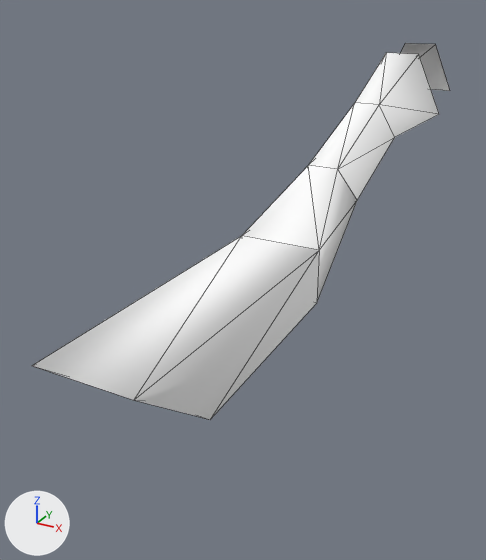
What one commit did to the OBJ model Assets/Art/Nova1492/GXConverted/Models/Characters/MobAndBoss/datan_common_moblegs38_e93acbdb.obj.
Camera for both pictures: a 50 mm lens placed at (0.88, -1.55, 0.77), pointed at (-0.17, 0.37, -0.19). Lighting does not change. The marker at lower left points along +X, +Y and +Z. The picture after the commit comes second. Mesh edges are drawn as thin lines. Where no turn or scale is listed for an object, it has been applied to the vertices. Vertices at exactly the same position are counted once.

Names of what the first picture shows: 'datan_common_moblegs38_e93acbdb'.
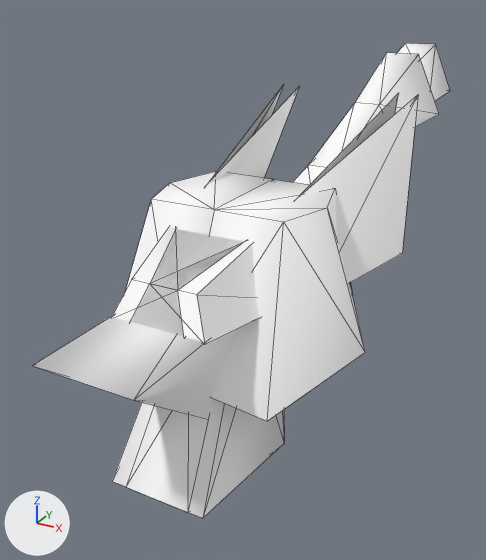
Edits to the bpy script that builds the scene:
```text
Change me_datan_common_moblegs38_e93acbdb:
    verts and faces of me_datan_common_moblegs38_e93acbdb; kept vertices keep their numbers, new ones are numbered from 28
    remove me_datan_common_moblegs38_e93acbdb.from_pydata(...)  # 28 vertices, 34 faces; spans x -0.18..0.18, y -0.65..1.77, z -0.29..0.51
    add me_datan_common_moblegs38_e93acbdb.from_pydata(...)  # 28 vertices, 40 faces; spans x -0.18..0.18, y -0.65..1.77, z -0.29..0.51
    me_datan_common_moblegs38_e93acbdb part 1
    add faces += [(22, 23, 26), (23, 24, 26), (20, 22, 27), (22, 26, 27), (20, 25, 21), (20, 27, 25)]
Add me_datan_common_moblegs38_e93acbdb_mesh07:
    me_datan_common_moblegs38_e93acbdb_mesh07.from_pydata([(-0.064, -0.1, 0.008), (0.09, -0.1, 0.014), (0.09, 0.113, 0.014), (-0.064, 0.113, 0.008), (-0.1, -0.425, -0.484), (0.146, -0.425, -0.482), (0.196, -0.047, -0.482), (-0.196, -0.047, -0.484)], [], [(0, 1, 2), (2, 3, 0), (4, 5, 1), (1, 0, 4), (5, 6, 2), (2, 1, 5), (6, 7, 3), (3, 2, 6), (7, 4, 0), (0, 3, 7)])
    me_datan_common_moblegs38_e93acbdb_mesh07.materials.append(mat_datan_common_moblegs38_e93acbdb)  # its picture is missing
Add me_datan_common_moblegs38_e93acbdb_mesh03:
    me_datan_common_moblegs38_e93acbdb_mesh03.from_pydata([(-0.09, -0.1, 0.014), (0.064, -0.1, 0.008), (-0.09, 0.113, 0.014), (0.064, 0.113, 0.008), (-0.146, -0.425, -0.482), (0.1, -0.425, -0.484), (-0.196, -0.047, -0.482), (0.196, -0.047, -0.484)], [], [(0, 1, 2), (3, 2, 1), (4, 5, 0), (1, 0, 5), (6, 4, 2), (0, 2, 4), (7, 6, 3), (2, 3, 6), (5, 7, 1), (3, 1, 7)])
    me_datan_common_moblegs38_e93acbdb_mesh03.materials.append(mat_datan_common_moblegs38_e93acbdb)  # its picture is missing
Add ob_datan_common_moblegs38_e93acbdb_mesh08:
    ob_datan_common_moblegs38_e93acbdb_mesh08 = bpy.data.objects.new('datan_common_moblegs38_e93acbdb_mesh08', me_datan_common_moblegs38_e93acbdb_mesh08)  # 15 vertices, 18 faces; spans x -0.37..0.264, y -0.382..0.839, z 0.0..0.42; in mat_datan_common_moblegs38_e93acbdb (its picture is missing)
    ob_datan_common_moblegs38_e93acbdb_mesh08.location = (0.0, 0.0, 0.0)
Add ob_datan_common_moblegs38_e93acbdb_mesh07:
    ob_datan_common_moblegs38_e93acbdb_mesh07 = bpy.data.objects.new('datan_common_moblegs38_e93acbdb_mesh07', me_datan_common_moblegs38_e93acbdb_mesh07)
    ob_datan_common_moblegs38_e93acbdb_mesh07.location = (0.0, 0.0, 0.0)
Add ob_datan_common_moblegs38_e93acbdb_mesh05:
    ob_datan_common_moblegs38_e93acbdb_mesh05 = bpy.data.objects.new('datan_common_moblegs38_e93acbdb_mesh05', me_datan_common_moblegs38_e93acbdb_mesh05)  # 10 vertices, 13 faces; spans x -0.39..0.0, y -0.293..0.293, z -0.227..0.227; in mat_datan_common_moblegs38_e93acbdb (its picture is missing)
    ob_datan_common_moblegs38_e93acbdb_mesh05.location = (0.0, 0.0, 0.0)
Add ob_datan_common_moblegs38_e93acbdb_mesh04:
    ob_datan_common_moblegs38_e93acbdb_mesh04 = bpy.data.objects.new('datan_common_moblegs38_e93acbdb_mesh04', me_datan_common_moblegs38_e93acbdb_mesh04)  # 15 vertices, 18 faces; spans x -0.264..0.37, y -0.382..0.839, z 0.0..0.42; in mat_datan_common_moblegs38_e93acbdb (its picture is missing)
    ob_datan_common_moblegs38_e93acbdb_mesh04.location = (0.0, 0.0, 0.0)
Add ob_datan_common_moblegs38_e93acbdb_mesh03:
    ob_datan_common_moblegs38_e93acbdb_mesh03 = bpy.data.objects.new('datan_common_moblegs38_e93acbdb_mesh03', me_datan_common_moblegs38_e93acbdb_mesh03)
    ob_datan_common_moblegs38_e93acbdb_mesh03.location = (0.0, 0.0, 0.0)
Add ob_datan_common_moblegs38_e93acbdb_mesh01:
    ob_datan_common_moblegs38_e93acbdb_mesh01 = bpy.data.objects.new('datan_common_moblegs38_e93acbdb_mesh01', me_datan_common_moblegs38_e93acbdb_mesh01)  # 10 vertices, 13 faces; spans x 0.0..0.39, y -0.293..0.293, z -0.227..0.227; in mat_datan_common_moblegs38_e93acbdb (its picture is missing)
    ob_datan_common_moblegs38_e93acbdb_mesh01.location = (0.0, 0.0, 0.0)
```

Where the change shows, as pixel boxes (x1, y1, x2, y2) in the pictures (486 x 560 px):
'datan_common_moblegs38_e93acbdb', reshaped: before (32, 43, 450, 420); after (32, 43, 450, 419)
'datan_common_moblegs38_e93acbdb_mesh01', added: after (209, 180, 365, 421)
'datan_common_moblegs38_e93acbdb_mesh04', added: after (112, 87, 418, 336)
'datan_common_moblegs38_e93acbdb_mesh07', added: after (127, 400, 284, 518)
'datan_common_moblegs38_e93acbdb_mesh08', added: after (138, 86, 399, 344)
'datan_common_moblegs38_e93acbdb_mesh05', added: after (126, 171, 273, 290)
'datan_common_moblegs38_e93acbdb_mesh03', added: after (112, 402, 284, 513)
part 1 of me_datan_common_moblegs38_e93acbdb, added: after (397, 43, 450, 101)
